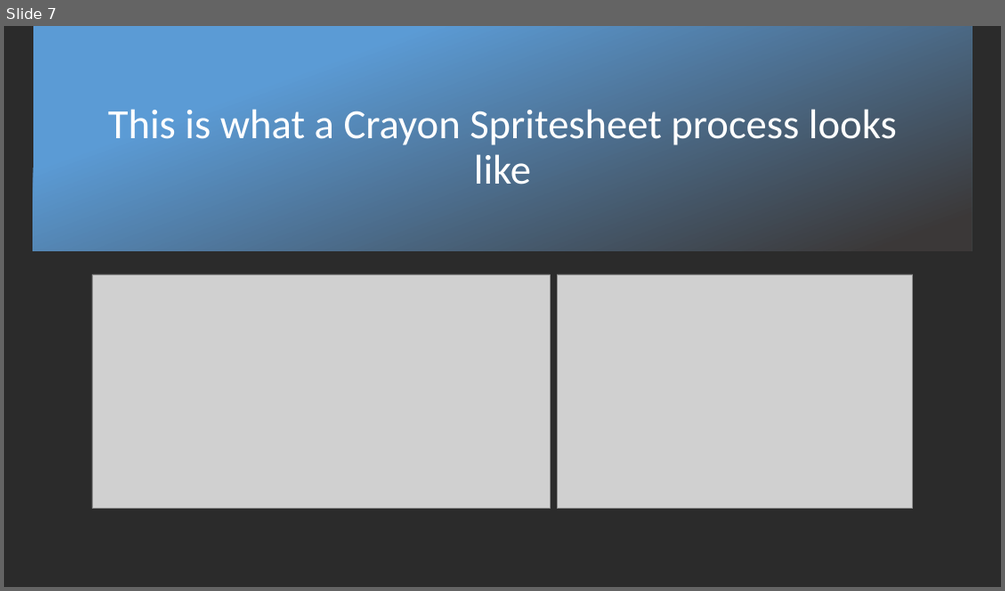
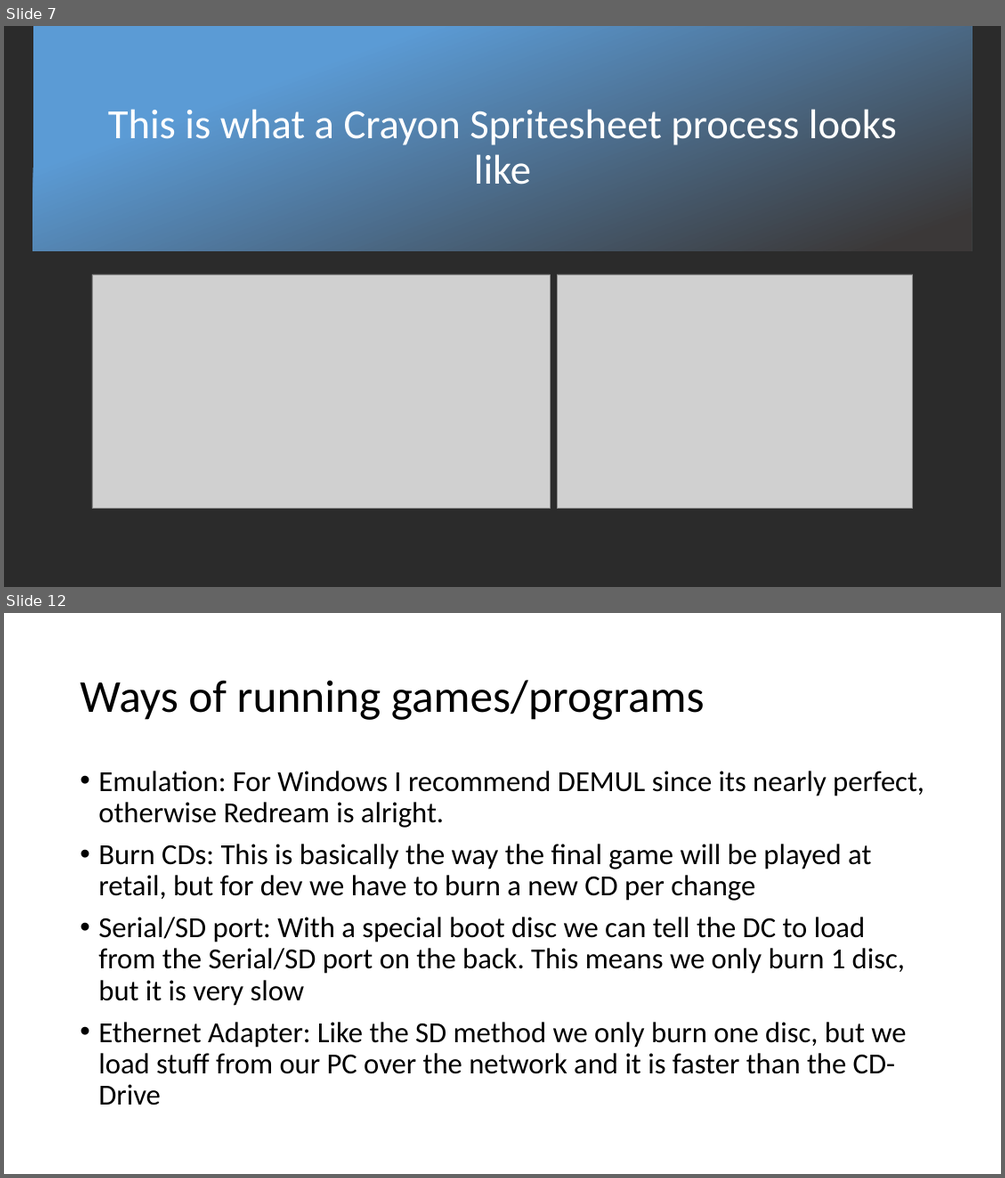
Before and after one commit to Protofall/Crayon-Game-Framework, a slide deck: Documentation/About-DC-and-Crayon.pptx. Shown one above the other, each under a label of ours: slide 7 before the commit, slides 7 and 12 after it; the slides between them are not shown. The pictures are 1005x591 and 1005x1178 pixels, drawn with LibreOffice and Linux fonts; fonts in the diff are those of the drawing; grey boxes stand for pictures; background and template pictures are left out; a plain dark background stands for a picture behind light text. Boxes give left, top, right and bottom in pixels: in the first picture for what was removed or moved away, otherwise in the second. Text is boxed around its words. In the diff, an @@ line names an element or a change of style, - is before the commit and + after.

```diff
--- a/Documentation/About-DC-and-Crayon.pptx
+++ b/Documentation/About-DC-and-Crayon.pptx
@@ slide 12 added at (4, 613, 1001, 1174), background #FFFFFF @@
@@ title added at (80, 680, 704, 720), 44 pt, text #000000 @@
+Ways of running games/programs
@@ text added at (98, 771, 924, 1105), 28 pt, text #000000 @@
+• Emulation: For Windows I recommend DEMUL since its nearly perfect, otherwise Redream is alright.
+• Burn CDs: This is basically the way the final game will be played at retail, but for dev we have to burn a new CD per change
+• Serial/SD port: With a special boot disc we can tell the DC to load from the Serial/SD port on the back. This means we only burn 1 disc, but it is very slow
+• Ethernet Adapter: Like the SD method we only burn one disc, but we load stuff from our PC over the network and it is faster than the CD-Drive
```
Also in this commit, not shown: 7 other slides added.
